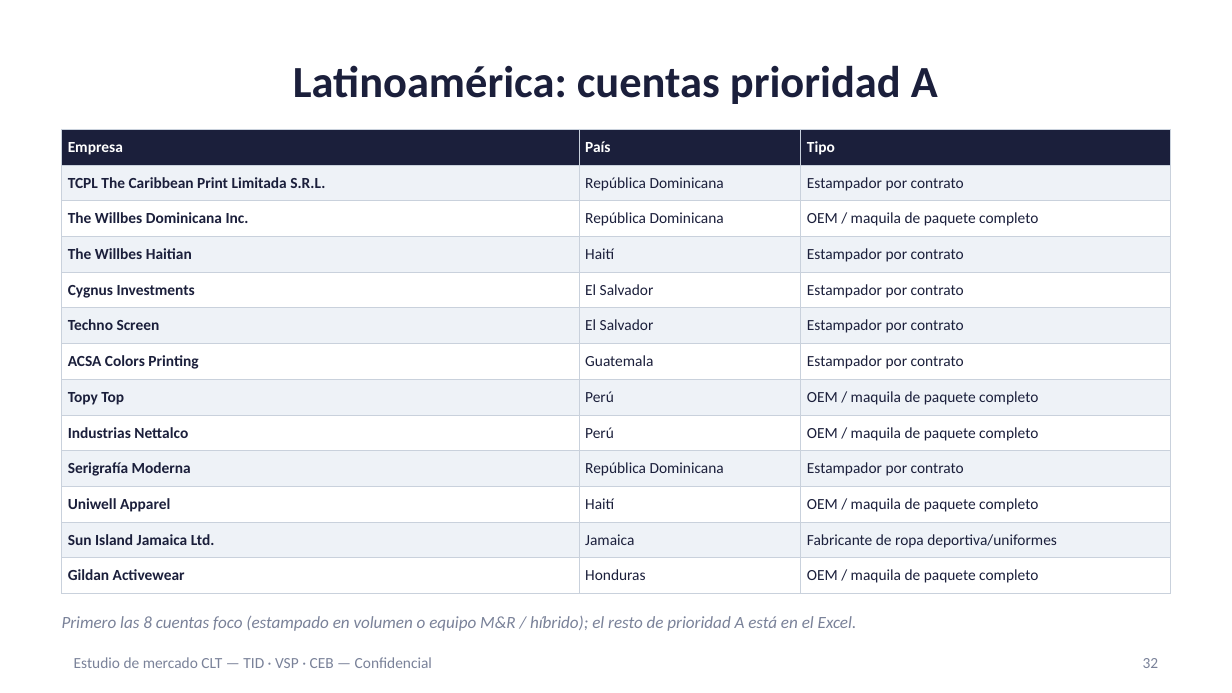
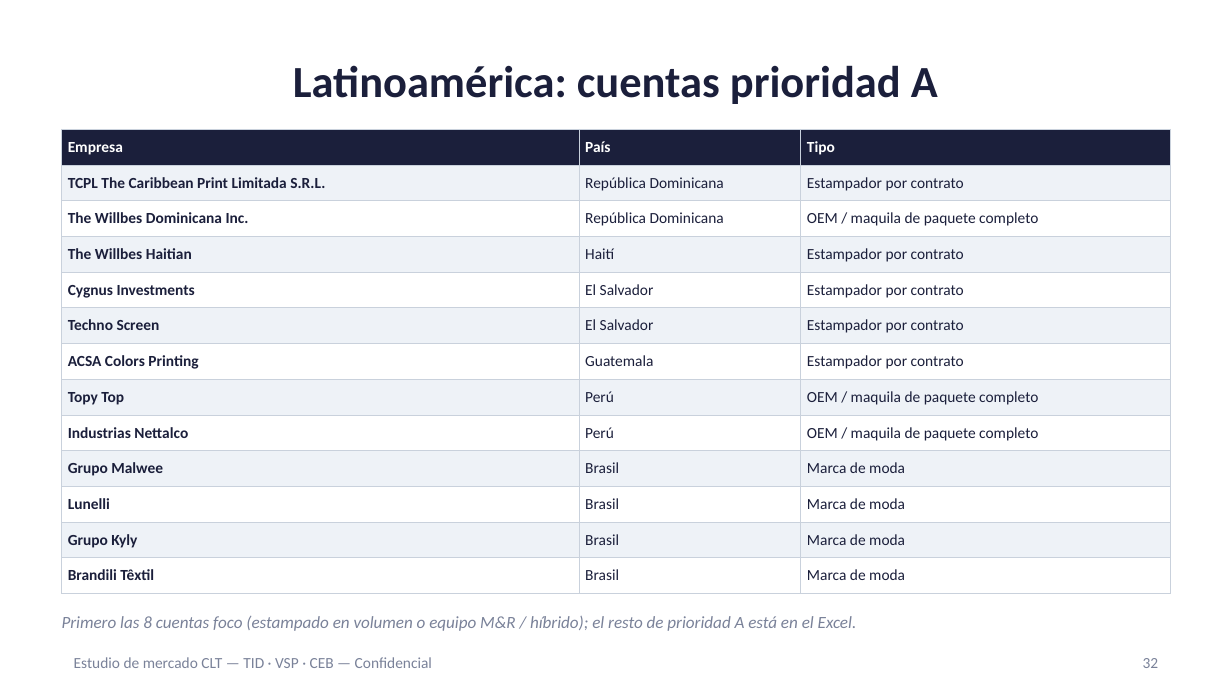
Before and after one commit to carlosmoreno793508/Cosas-Carlos, a slide deck: slide 32 of propuesta-clt/Estudio_Mercado_CLT_Mexico_Latam_ES.pptx. Drawn at 1232x693 pixels with LibreOffice and Linux fonts; fonts in the diff are those of the drawing. Boxes give left, top, right and bottom in pixels: in the first picture for what was removed or moved away, otherwise in the second. Text is boxed around its words. In the diff, an @@ line names an element or a change of style, - is before the commit and + after.

```diff
--- a/propuesta-clt/Estudio_Mercado_CLT_Mexico_Latam_ES.pptx
+++ b/propuesta-clt/Estudio_Mercado_CLT_Mexico_Latam_ES.pptx
@@ table at bbox=[62, 129, 1170, 584] @@
-row 10: Serigrafía Moderna | República Dominicana | Estampador por contrato
+row 10: Grupo Malwee | Brasil | Marca de moda
-row 11: Uniwell Apparel | Haití | OEM / maquila de paquete completo
+row 11: Lunelli | Brasil | Marca de moda
-row 12: Sun Island Jamaica Ltd. | Jamaica | Fabricante de ropa deportiva/uniformes
+row 12: Grupo Kyly | Brasil | Marca de moda
-row 13: Gildan Activewear | Honduras | OEM / maquila de paquete completo
+row 13: Brandili Têxtil | Brasil | Marca de moda
```
Also in this commit, not shown: 2 other slides changed, 9 other files.
